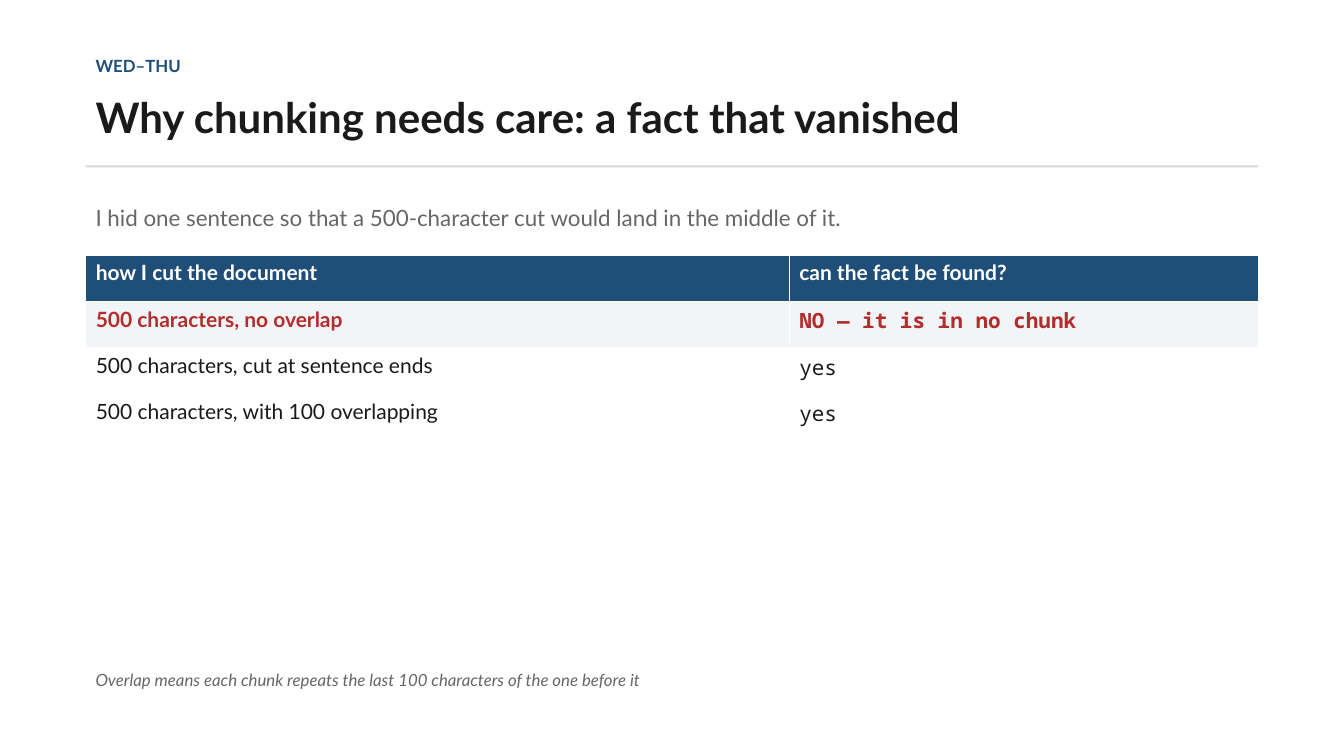
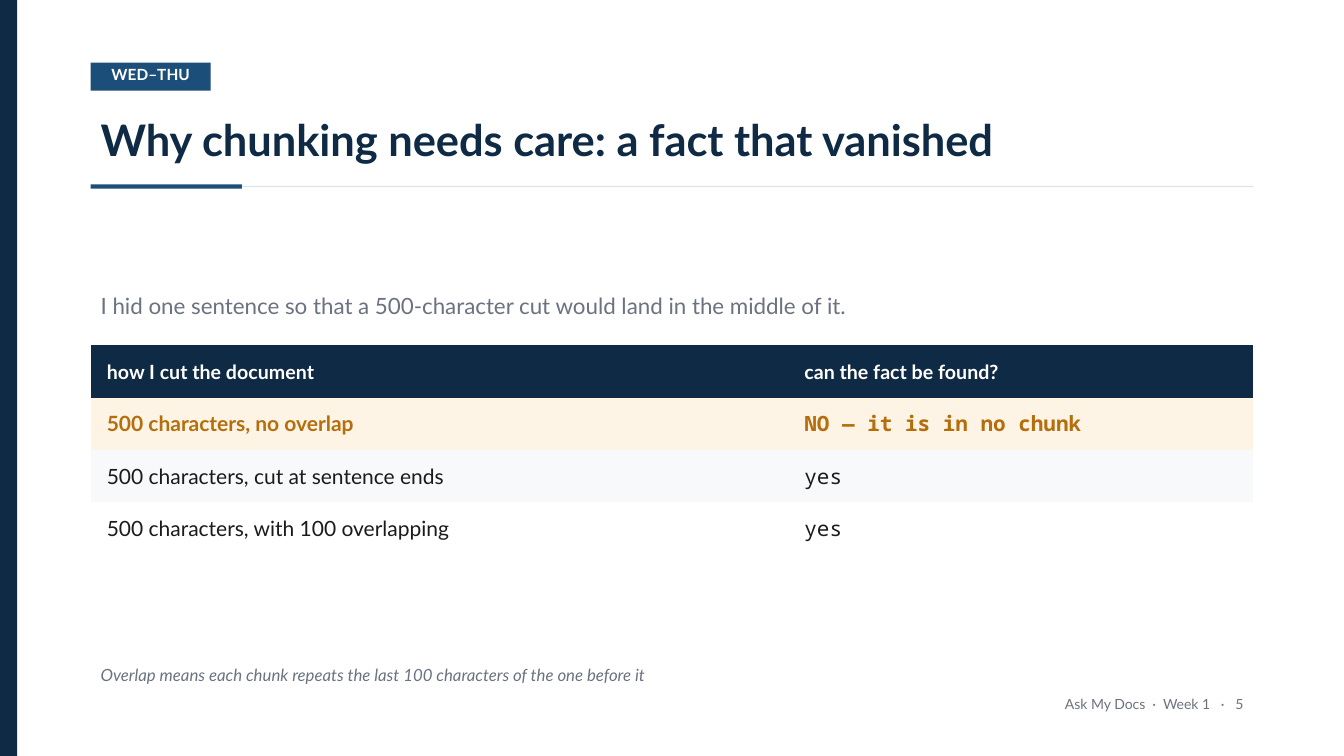
Before and after one commit to Iddrisusalima/ask-my-docs, a slide deck: slide 6 of presentation/week1-review.pptx. Drawn at 1344x756 pixels with LibreOffice and Linux fonts; fonts in the diff are those of the drawing. Boxes give left, top, right and bottom in pixels: in the first picture for what was removed or moved away, otherwise in the second. Text is boxed around its words. In the diff, an @@ line names an element or a change of style, - is before the commit and + after.

Commit message:
style(presentation): Restyle deck with navy template and banded tables
- Strip table gridlines and carry structure with row banding instead
- Centre content blocks vertically, fixing captions stranded above tables
- Add page numbers and a left accent stripe

```diff
--- a/presentation/week1-review.pptx
+++ b/presentation/week1-review.pptx
@@ rectangle added at box(0, 0, 17, 756), fill #0F2A44 @@
@@ text "WED–THU": place and size @@
-text "WED–THU" at box(96, 60, 181, 72)
+text "WED–THU" at box(111, 69, 189, 80)
@@ text "WED–THU" at box(111, 69, 189, 80): size 12 to 11 pt, text colour #1F4E79 to #FFFFFF; alignment left to centre @@
@@ rectangle added at box(91, 63, 211, 91), fill #1C4E7A @@
@@ text "Why chunking needs care: a ...": place and size @@
-text "Why chunking needs care: a ..." at box(96, 101, 960, 141)
+text "Why chunking needs care: a ..." at box(101, 123, 993, 164)
@@ text "Why chunking needs care: a ..." at box(101, 123, 993, 164): size 30 to 31 pt, text colour #1A1A1A to #0F2A44 @@
@@ rectangle added at box(91, 185, 242, 189), fill #1C4E7A @@
@@ rectangle: place and size @@
-rectangle at box(86, 165, 1258, 167)
+rectangle at box(242, 186, 1253, 187)
@@ rectangle at box(242, 186, 1253, 187): fill #D8D8D8 to #DDE3E8 @@
@@ text "I hid one sentence so ..." at box(101, 297, 846, 314): text colour #666666 to #6B7280 @@
@@ text "I hid one sentence so ...": place and size @@
-text "I hid one sentence so ..." at box(96, 209, 841, 226)
+text "I hid one sentence so ..." at box(101, 297, 846, 314)
@@ table at box(91, 345, 1253, 555) @@
@@ fill #1F4E79 to #0F2A44 in row 1 @@
@@ fill #F2F5F8 to #FDF4E6 in row 2 @@
@@ fill #FFFFFF to #F7F9FB in row 3 @@
@@ size 15 to 14 pt in "how I cut the document", "can the fact be found?" @@
@@ text colour #B32D2D to #B56E0C in "500 characters, no overlap", "NO — it is in no chunk" @@
@@ text colour #1A1A1A to #1B1B1B in "500 characters, cut at sentence ends", "yes", "500 characters, with 100 overlapping", "yes" @@
@@ borders changed @@
@@ table: place and size @@
-table at box(86, 255, 1258, 441)
+table at box(91, 345, 1253, 555)
@@ text "Overlap means each chunk repeats ..." at box(101, 668, 645, 684): text colour #666666 to #6B7280 @@
@@ text added at box(1065, 699, 1243, 712), 10 pt, text #6B7280 @@
+Ask My Docs · Week 1 · 5
```
Also in this commit, not shown: 9 other slides changed, 1 other file.
